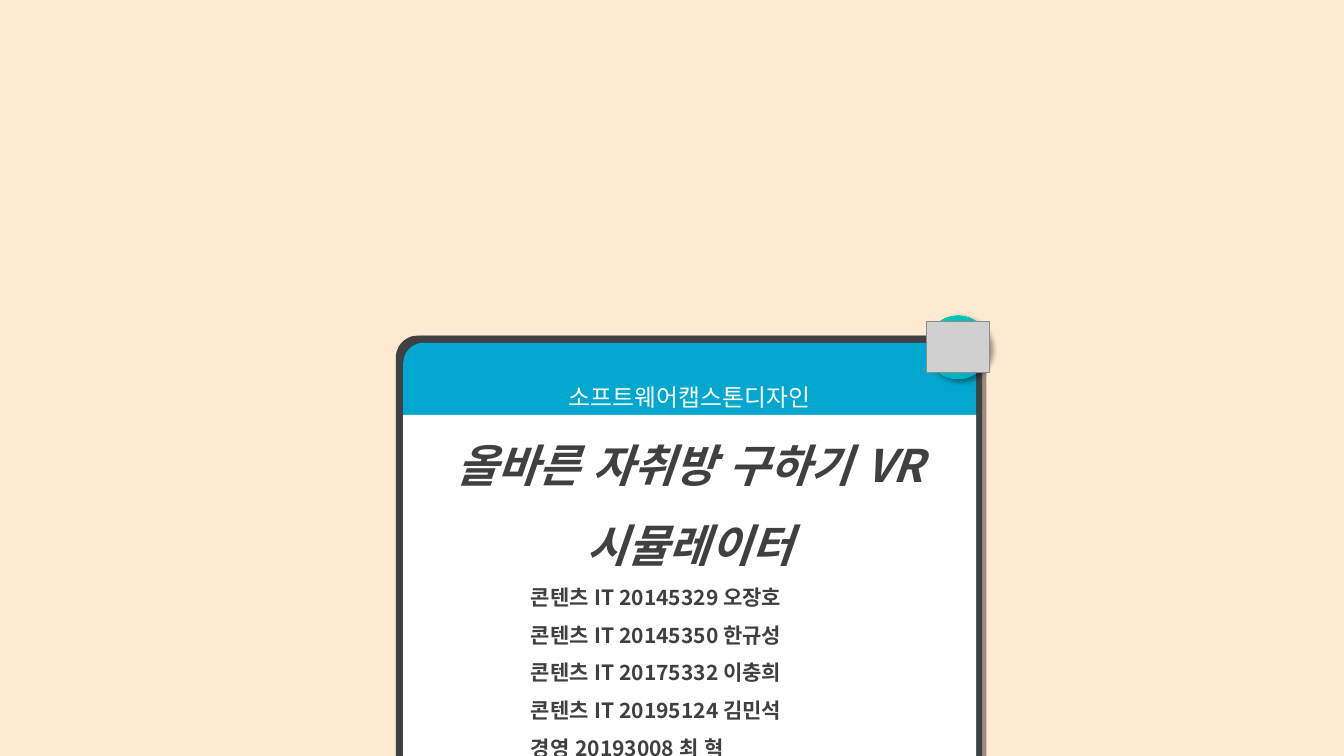
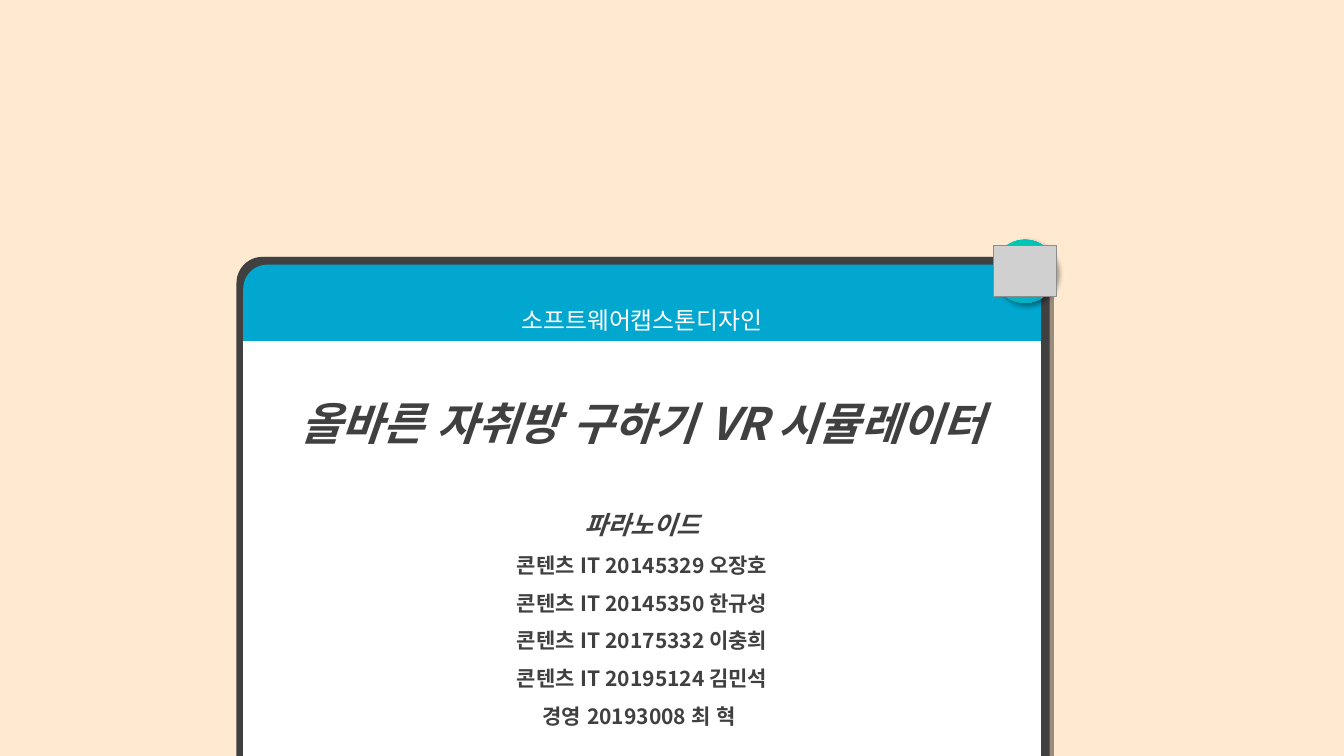
Before and after one commit to jangho1016/2022_1_CapstoneDesign, a slide deck: slide 1 of Final Assignments/파라노이드 팀 발표용 PPT.pptx. Drawn at 1344x756 pixels with LibreOffice and Linux fonts; fonts in the diff are those of the drawing; grey boxes stand for pictures. Boxes give left, top, right and bottom in pixels: in the first picture for what was removed or moved away, otherwise in the second. Text is boxed around its words. In the diff, an @@ line names an element or a change of style, - is before the commit and + after.

```diff
--- a/Final Assignments/파라노이드 팀 발표용 PPT.pptx
+++ b/Final Assignments/파라노이드 팀 발표용 PPT.pptx
@@ round same rect: place and size @@
-round same rect at (396, 336, 983, 756)
+round same rect at (237, 257, 1051, 756)
@@ round same rect "소프트웨어캡스톤디자인": place and size @@
-round same rect "소프트웨어캡스톤디자인" at (403, 343, 976, 756)
+round same rect "소프트웨어캡스톤디자인" at (243, 264, 1041, 756)
@@ picture: place and size @@
-picture at (927, 322, 990, 373)
+picture at (993, 246, 1057, 297)
@@ ellipse: place and size @@
-ellipse at (927, 316, 990, 379)
+ellipse at (993, 240, 1057, 303)
@@ rectangle "올바른 자취방 구하기 VR 시뮬레이터": place and size @@
-rectangle "올바른 자취방 구하기 VR 시뮬레이터" at (403, 415, 976, 756)
+rectangle "올바른 자취방 구하기 VR 시뮬레이터" at (243, 341, 1041, 756)
@@ text in rectangle at (584, 513, 700, 537): paragraph added @@
+파라노이드
@@ text in rectangle at (517, 555, 767, 726): alignment left to centre @@
```
Also in this commit, not shown: 4 other slides changed, 2 slides removed.
